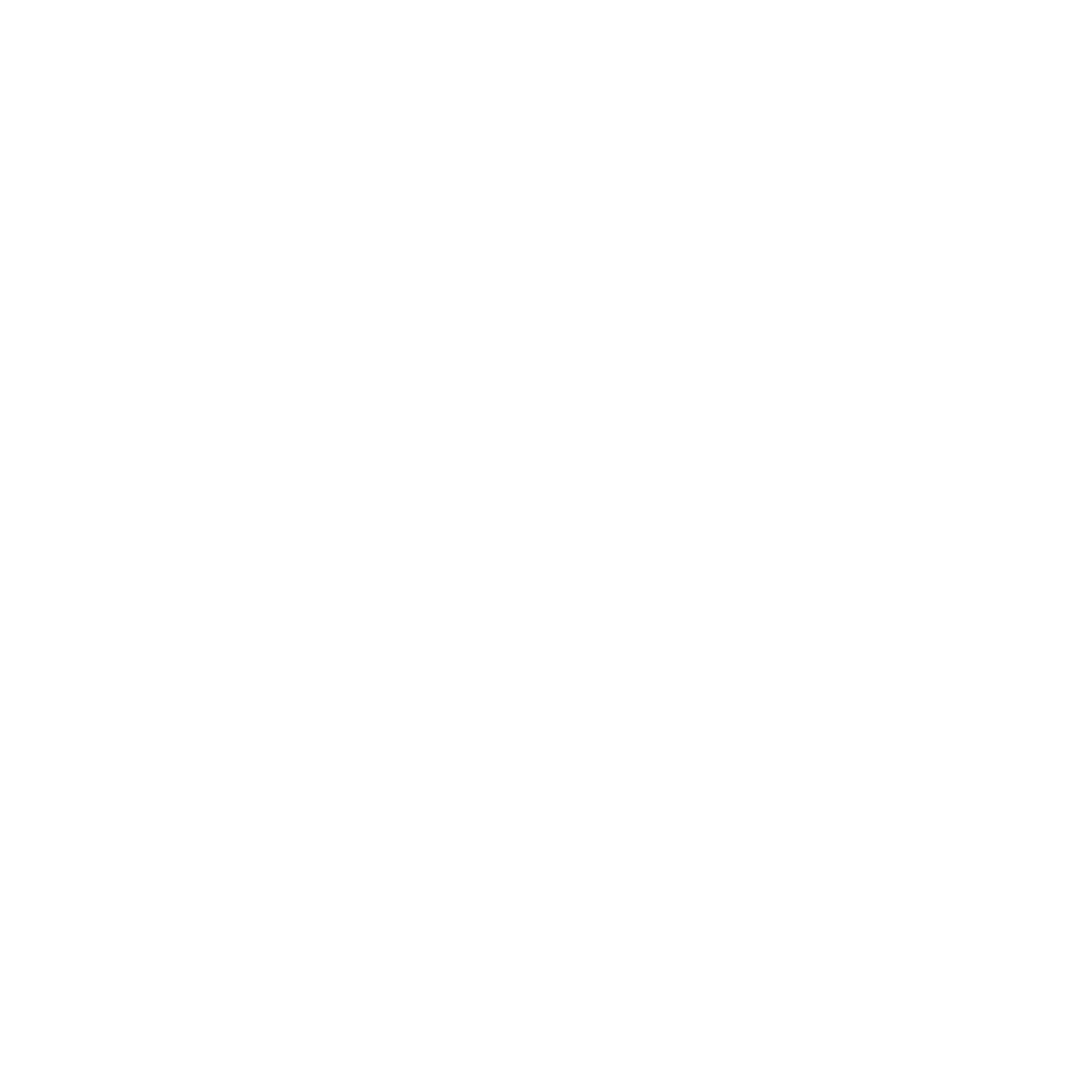
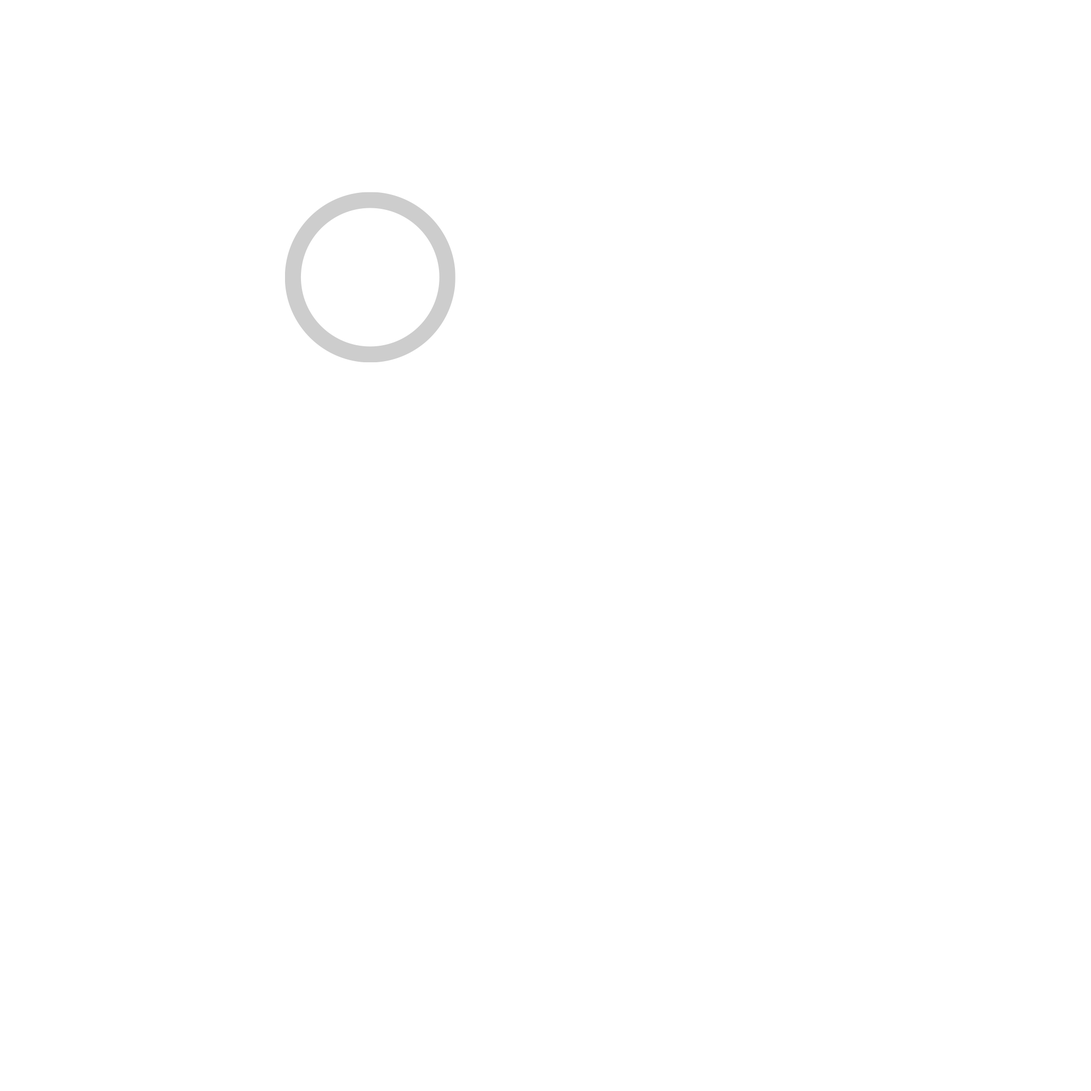
Before/after of a 1091 × 1091 layered artwork. What changed in the layer stack:
added layer "Векторный смарт-объект" above "Layer 6" over <box>285,191,456,363</box>
